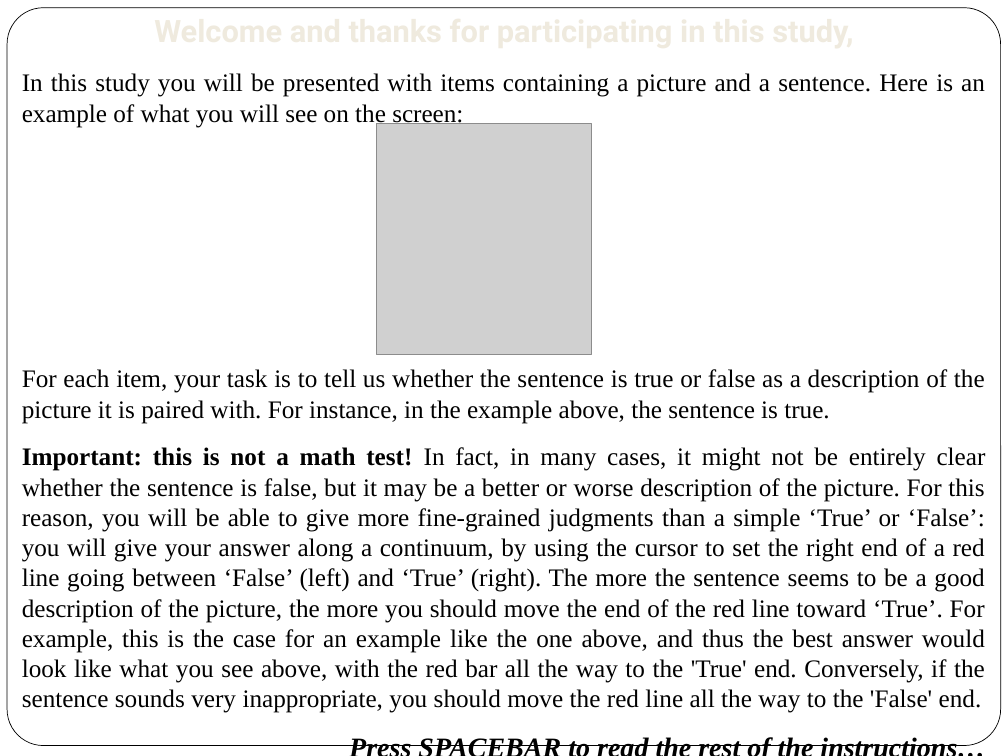
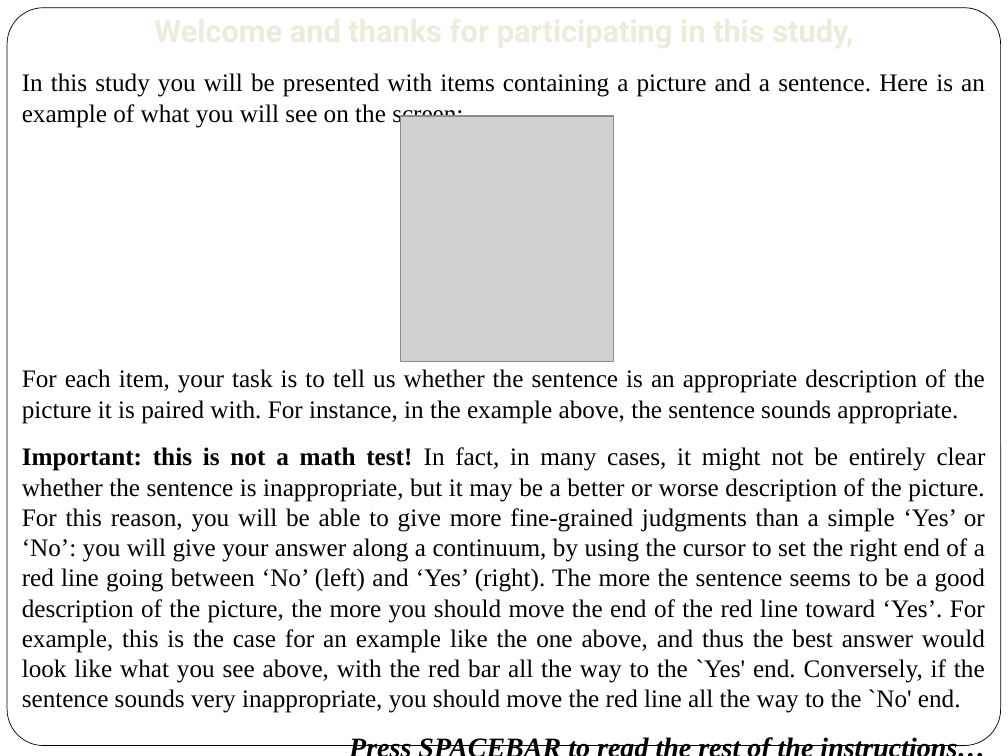
Before and after one commit to MartyMIT/exactly, a slide deck: slide 1 of instuctions_numerals.pptx. Drawn at 1008x756 pixels with LibreOffice and Linux fonts; fonts in the diff are those of the drawing; grey boxes stand for pictures. Boxes give left, top, right and bottom in pixels: in the first picture for what was removed or moved away, otherwise in the second. Text is boxed around its words. In the diff, an @@ line names an element or a change of style, - is before the commit and + after.

```diff
--- a/instuctions_numerals.pptx
+++ b/instuctions_numerals.pptx
@@ picture resized from (x1=377, y1=124, x2=592, y2=354) to (x1=401, y1=116, x2=614, y2=362) @@
@@ text at (x1=22, y1=369, x2=986, y2=713): text changed @@
-For each item, your task is to tell us whether the sentence is true or false as a description of the picture it is paired with. For instance, in the example above, the sentence is true.
-Important: this is not a math test! In fact, in many cases, it might not be entirely clear whether the sentence is false, but it may be a better or worse description of the picture. For this reason, you will be able to give more fine-grained judgments than a simple ‘True’ or ‘False’: you will give your answer along a continuum, by using the cursor to set the right end of a red line going between ‘False’ (left) and ‘True’ (right). The more the sentence seems to be a good description of the picture, the more you should move the end of the red line toward ‘True’. For example, this is the case for an example like the one above, and thus the best answer would look like what you see above, with the red bar all the way to the 'True' end. Conversely, if the sentence sounds very inappropriate, you should move the red line all the way to the 'False' end.
+For each item, your task is to tell us whether the sentence is an appropriate description of the picture it is paired with. For instance, in the example above, the sentence sounds appropriate.
+Important: this is not a math test! In fact, in many cases, it might not be entirely clear whether the sentence is inappropriate, but it may be a better or worse description of the picture. For this reason, you will be able to give more fine-grained judgments than a simple ‘Yes’ or ‘No’: you will give your answer along a continuum, by using the cursor to set the right end of a red line going between ‘No’ (left) and ‘Yes’ (right). The more the sentence seems to be a good description of the picture, the more you should move the end of the red line toward ‘Yes’. For example, this is the case for an example like the one above, and thus the best answer would look like what you see above, with the red bar all the way to the `Yes' end. Conversely, if the sentence sounds very inappropriate, you should move the red line all the way to the `No' end.
```
Also in this commit, not shown: 3 other files.
